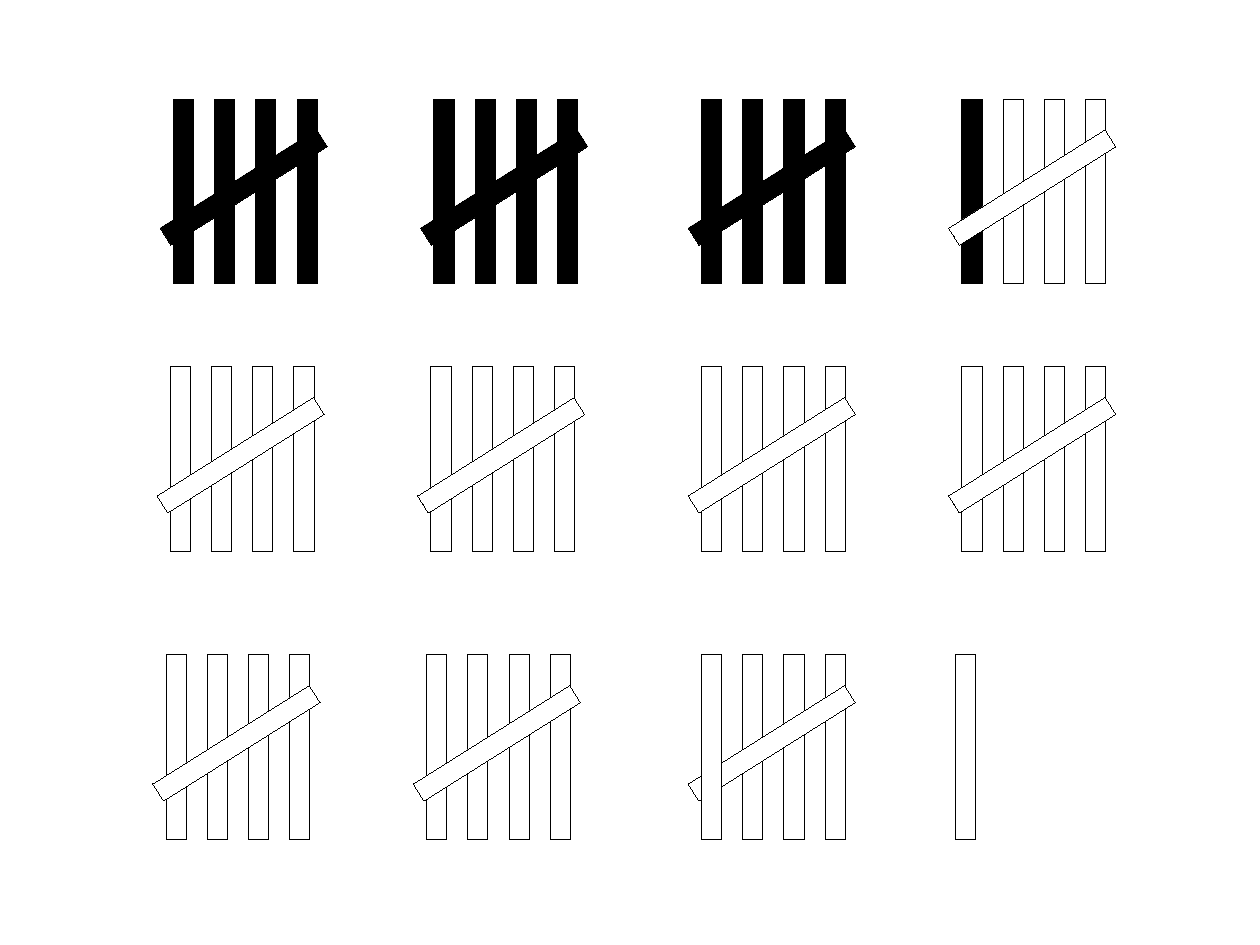
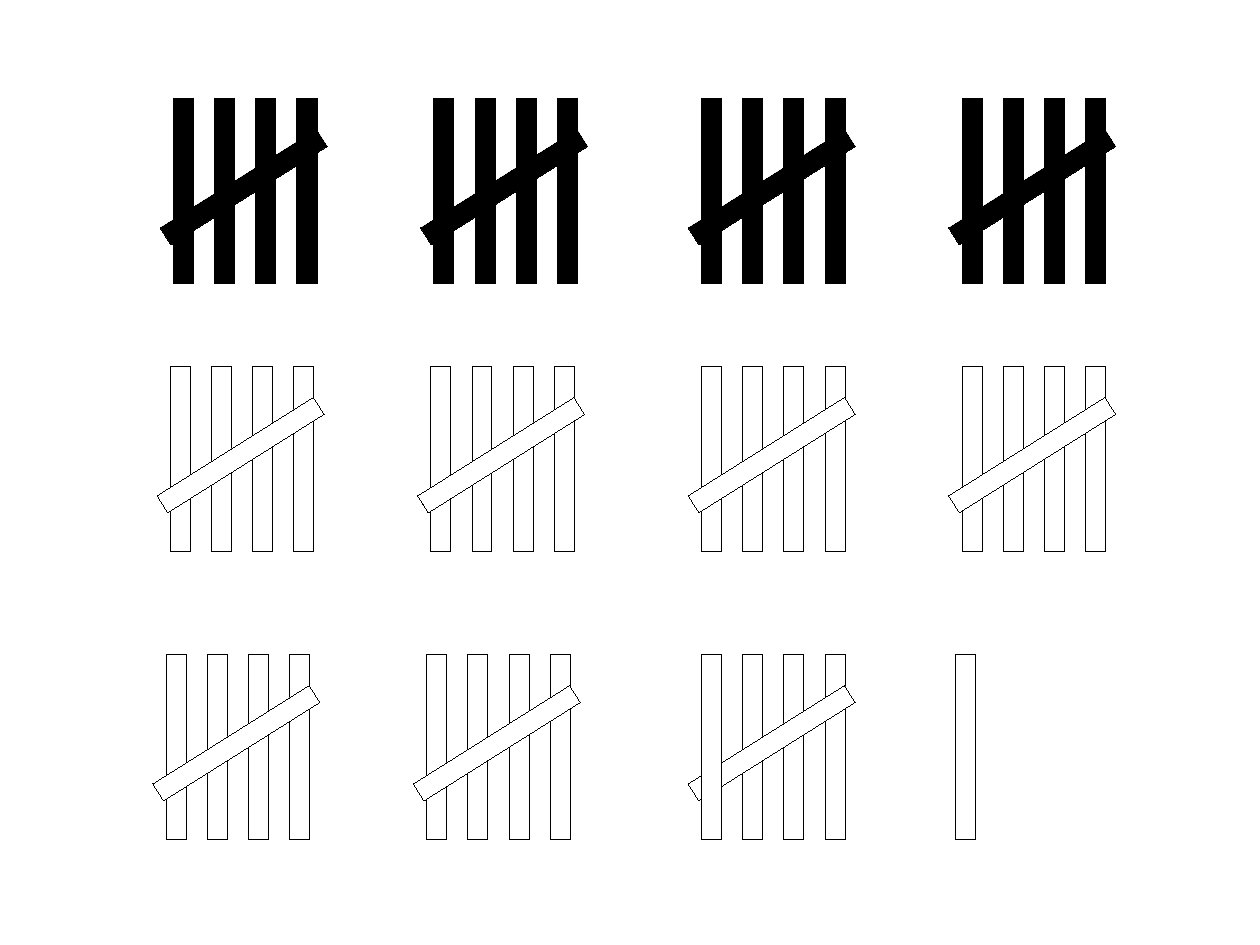
Before and after one commit to MarkStringer/walk, a slide deck: slide 1 of diet.pptx. Drawn at 1260x945 pixels with LibreOffice and Linux fonts; fonts in the diff are those of the drawing. Boxes give left, top, right and bottom in pixels: in the first picture for what was removed or moved away, otherwise in the second. Text is boxed around its words. In the diff, an @@ line names an element or a change of style, - is before the commit and + after.

```diff
--- a/diet.pptx
+++ b/diet.pptx
@@ fill #FFFFFF to #000000 in 4 elements at (x1=949, y1=129, x2=1116, y2=246), (x1=1004, y1=99, x2=1024, y2=285), (x1=1045, y1=99, x2=1066, y2=285), (x1=1086, y1=99, x2=1107, y2=285) @@
```
Also in this commit, not shown: 23 other files.
